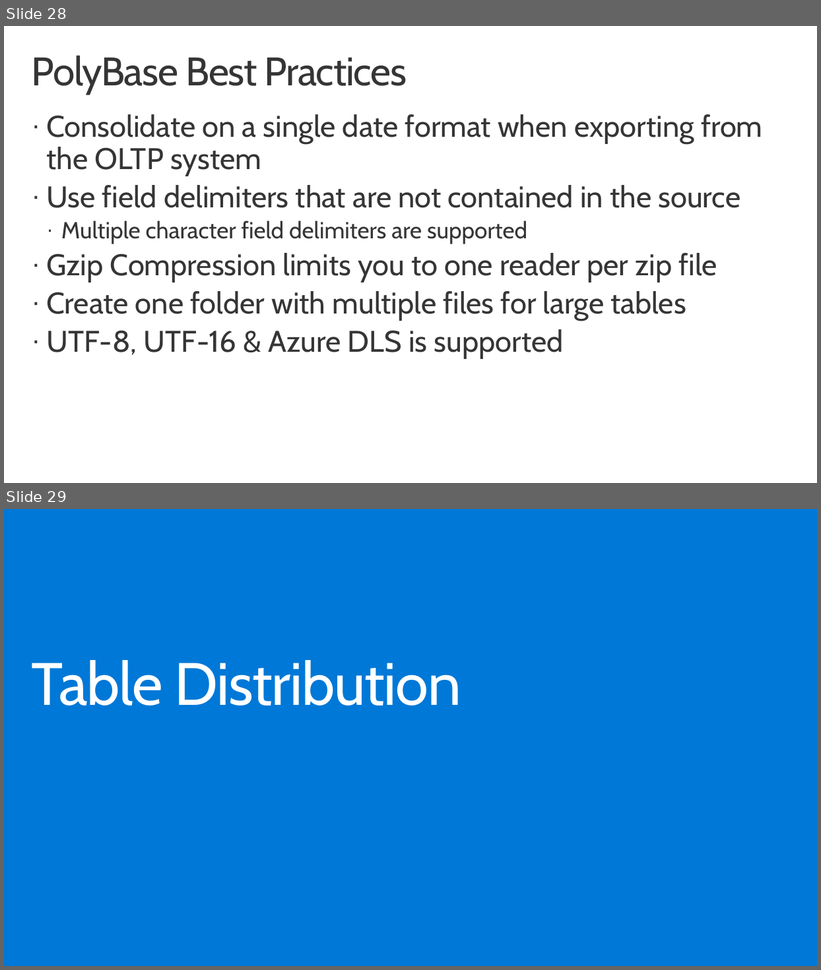
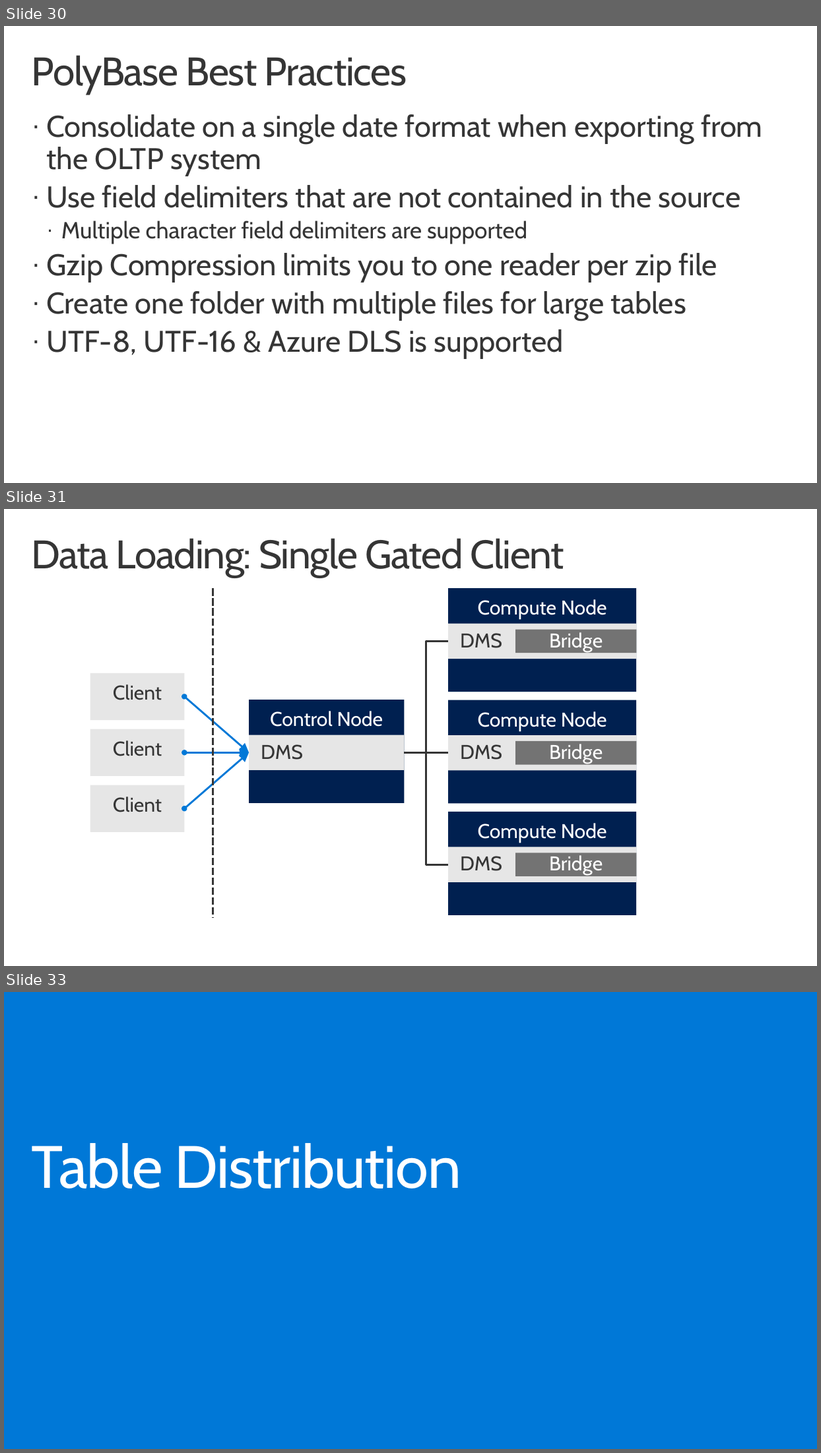
Before and after one commit to shawnweisfeld/20170304_AzureDW, a slide deck: Intro to Azure SQL Data Warehouse.pptx. Shown one above the other, each under a label of ours: slides 28 and 29 before the commit, slides 30, 31 and 33 after it; the slides between them are not shown. The pictures are 821x970 and 821x1453 pixels, drawn with LibreOffice and Linux fonts; fonts in the diff are those of the drawing; background and template pictures are left out. Boxes give left, top, right and bottom in pixels: in the first picture for what was removed or moved away, otherwise in the second. Text is boxed around its words. In the diff, an @@ line names an element or a change of style, - is before the commit and + after.

```diff
--- a/Intro to Azure SQL Data Warehouse.pptx
+++ b/Intro to Azure SQL Data Warehouse.pptx
@@ slide 31 added at <box>4,509,817,966</box>, background #FFFFFF @@
@@ title added at <box>32,538,564,577</box>, 48 pt, text #353535 @@
+Data Loading: Single Gated Client
@@ line added from (213, 588) to (213, 918), #353535 3 pt dashed @@
@@ rectangle added at <box>448,588,636,692</box>, fill #002050, 24 pt, text #FFFFFF @@
+Compute Node
@@ rectangle added at <box>448,624,636,659</box>, fill #E6E6E6, 24 pt, text #353535 @@
+DMS
@@ elbow line added from (404, 753) to (448, 641), #353535 2.25 pt @@
@@ rectangle added at <box>516,630,636,653</box>, fill #737373, 24 pt, text #FFFFFF @@
+Bridge
@@ rectangle added at <box>90,673,184,721</box>, fill #E6E6E6, 24 pt, text #353535 @@
+Client
@@ double arrow added from (185, 696) to (249, 753), #0078D7 2.25 pt @@
@@ rectangle added at <box>249,700,405,803</box>, fill #002050, 24 pt, text #FFFFFF @@
+Control Node
@@ rectangle added at <box>448,700,636,804</box>, fill #002050, 24 pt, text #FFFFFF @@
+Compute Node
@@ rectangle added at <box>90,729,184,776</box>, fill #E6E6E6, 24 pt, text #353535 @@
+Client
@@ rectangle added at <box>249,735,405,770</box>, fill #E6E6E6, 24 pt, text #353535 @@
+DMS
@@ rectangle added at <box>448,735,636,771</box>, fill #E6E6E6, 24 pt, text #353535 @@
+DMS
@@ rectangle added at <box>516,741,636,764</box>, fill #737373, 24 pt, text #FFFFFF @@
+Bridge
@@ double arrow added from (185, 753) to (249, 753), #0078D7 2.25 pt @@
@@ double arrow added from (185, 809) to (249, 753), #0078D7 2.25 pt @@
@@ elbow line added from (404, 753) to (448, 753), #353535 2.25 pt @@
@@ elbow line added from (404, 753) to (448, 865), #353535 2.25 pt @@
@@ rectangle added at <box>90,786,184,832</box>, fill #E6E6E6, 24 pt, text #353535 @@
+Client
@@ rectangle added at <box>448,812,636,916</box>, fill #002050, 24 pt, text #FFFFFF @@
+Compute Node
@@ rectangle added at <box>448,848,636,883</box>, fill #E6E6E6, 24 pt, text #353535 @@
+DMS
@@ rectangle added at <box>516,853,636,876</box>, fill #737373, 24 pt, text #FFFFFF @@
+Bridge
@@ what was slide 28 is now slide 30 @@
@@ what was slide 29 is now slide 33 @@
```
Also in this commit, not shown: 2 slides changed, 3 other slides added.
